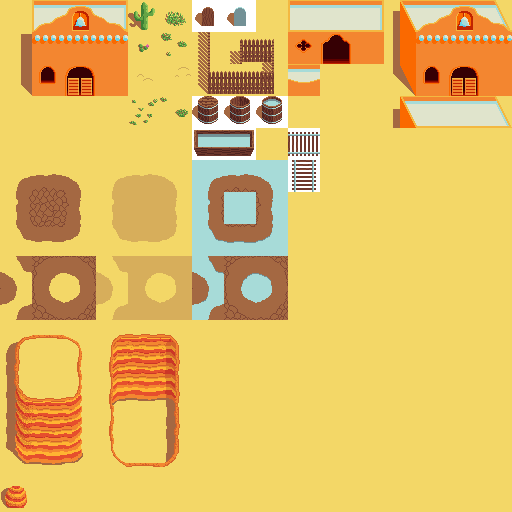
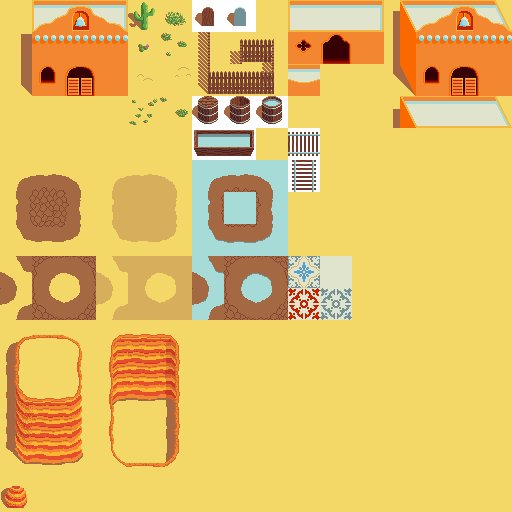
Two versions of the same layered image (512x512). Layer-by-layer changes:
added layer "Tiles" above "Sand #1" over [288, 256, 352, 320]
